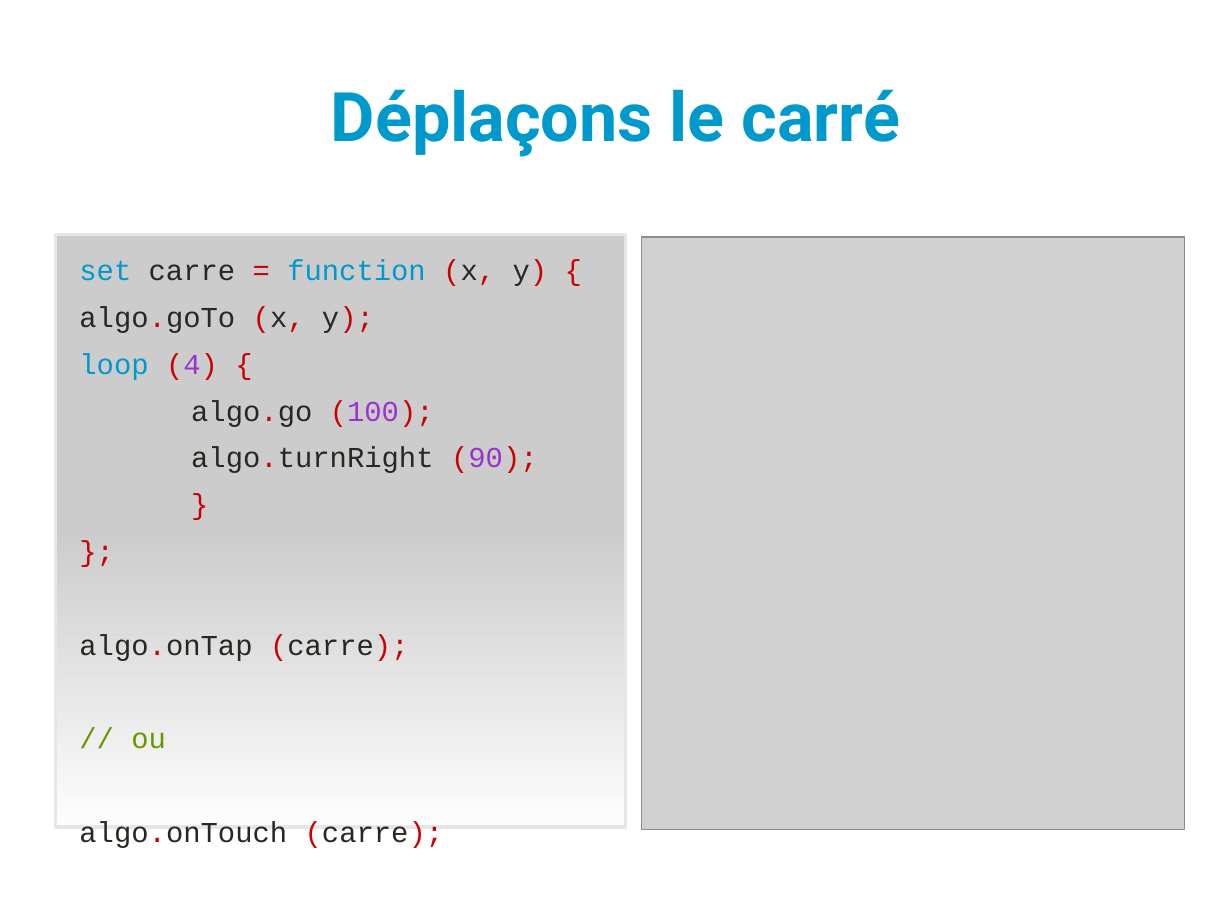
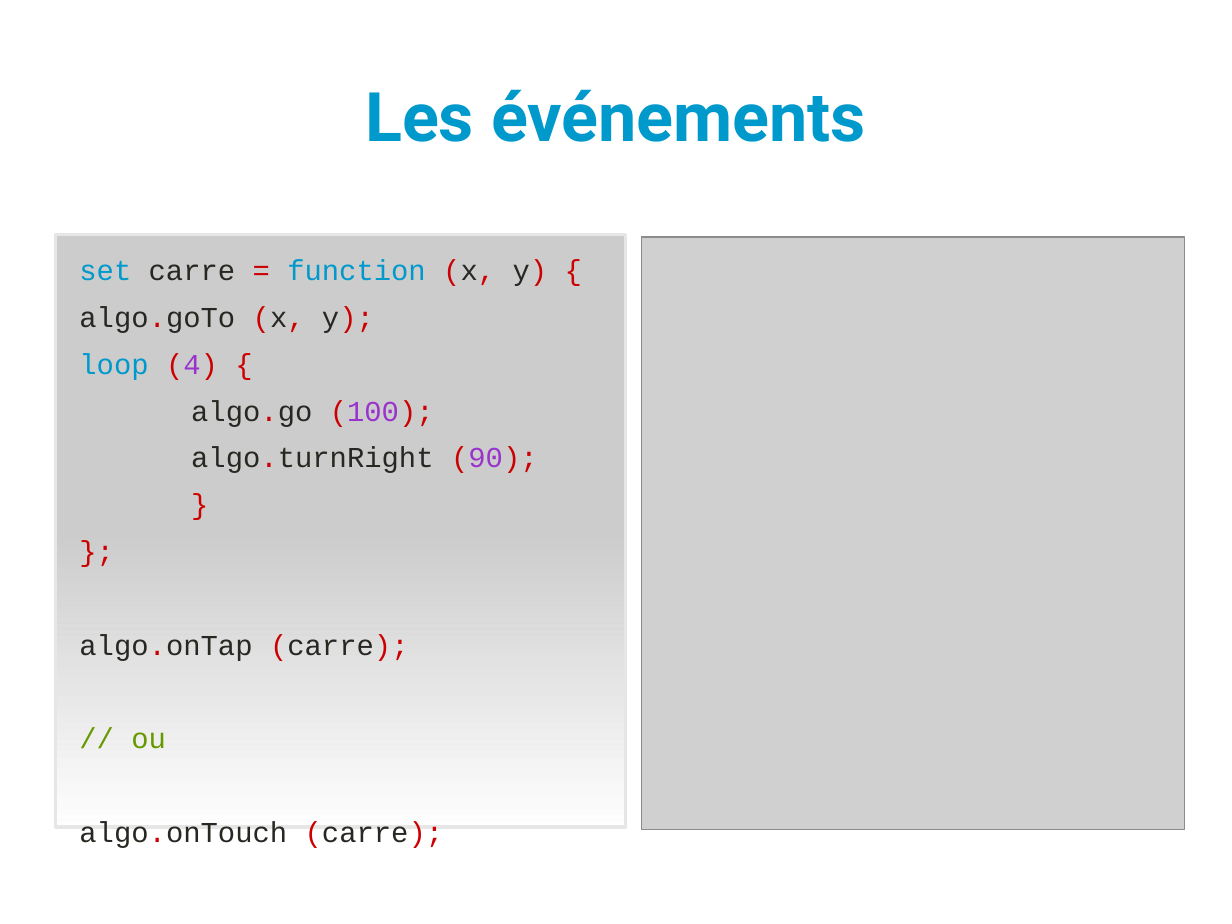
Before and after one commit to YannCaron/Devoxx4Kids-2015, a slide deck: slide 23 of Presentation.odp. Drawn at 1232x924 pixels with LibreOffice and Linux fonts; fonts in the diff are those of the drawing; grey boxes stand for pictures. Boxes give left, top, right and bottom in pixels: in the first picture for what was removed or moved away, otherwise in the second. Text is boxed around its words. In the diff, an @@ line names an element or a change of style, - is before the commit and + after.

```diff
--- a/Presentation.odp
+++ b/Presentation.odp
@@ title at box(365, 89, 866, 142): text changed @@
-Déplaçons le carré
+Les événements
```
Also in this commit, not shown: 1 other slide changed, 18 other files.
